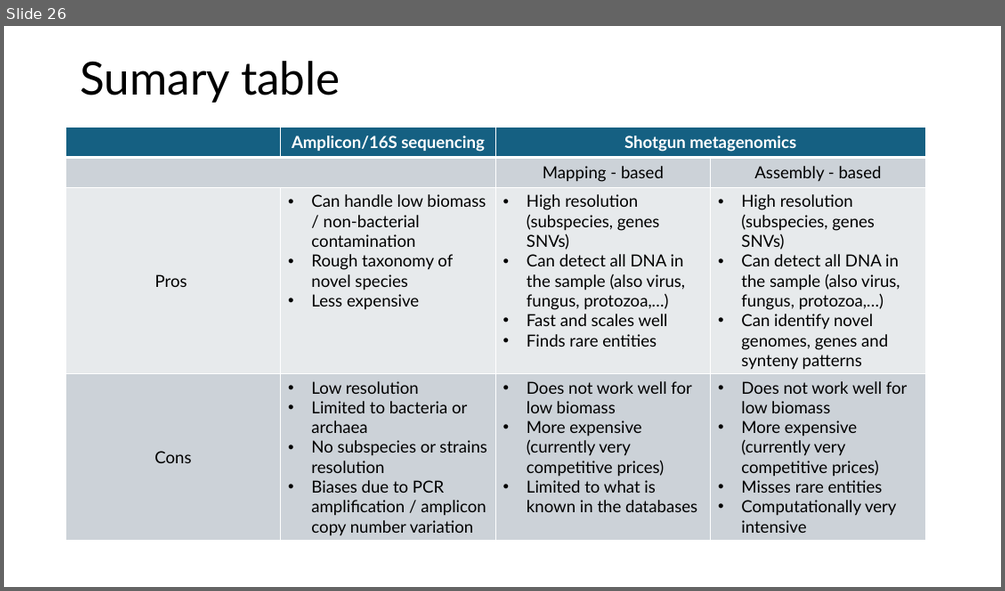
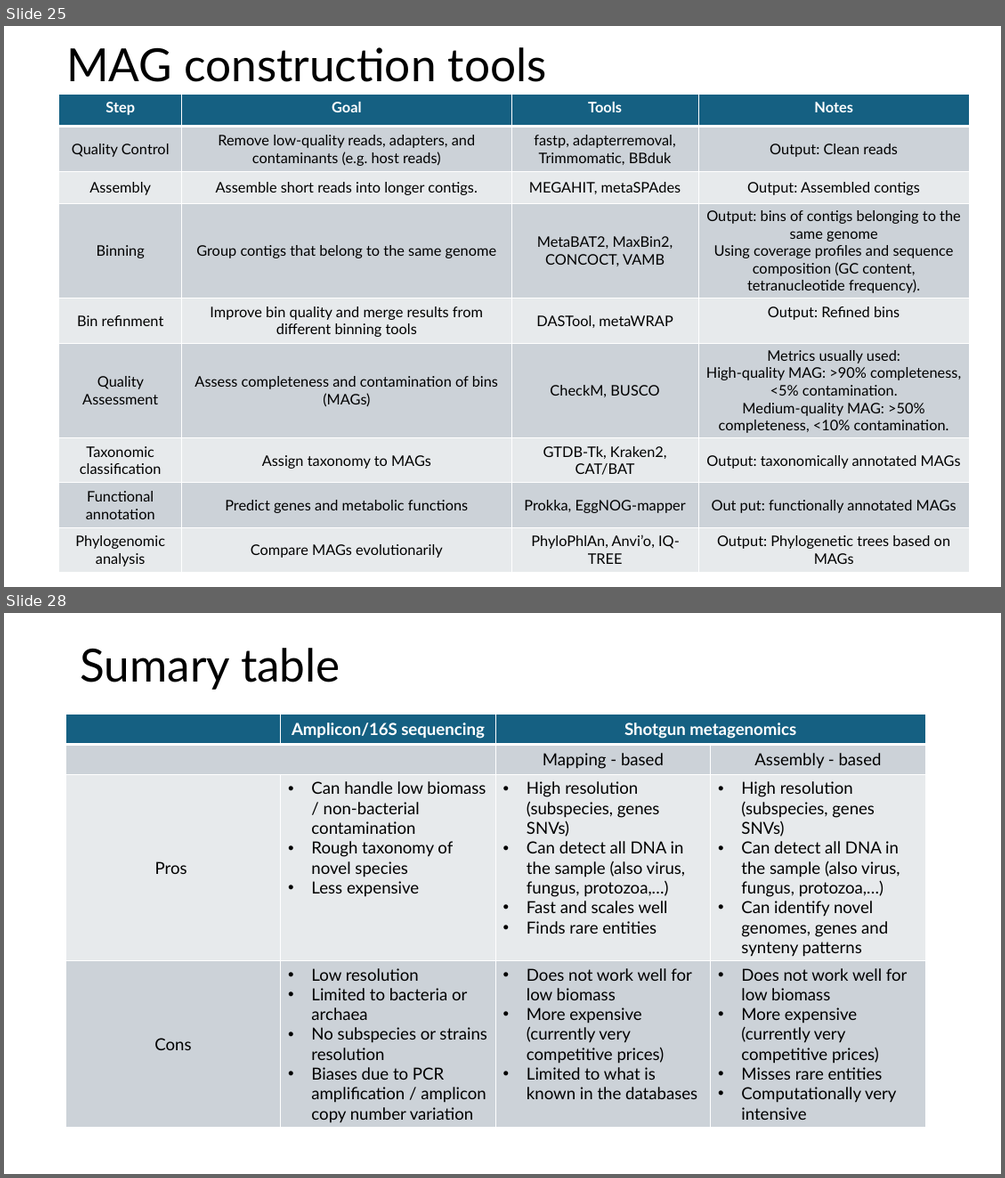
Before and after one commit to biosustain/dsp_metagenomics_training, a slide deck: course_contents/IntroMetagenomics.pptx. Shown one above the other, each under a label of ours: slide 26 before the commit, slides 25 and 28 after it; the slides between them are not shown. The pictures are 1005x591 and 1005x1178 pixels, drawn with LibreOffice and Linux fonts; fonts in the diff are those of the drawing. Boxes give left, top, right and bottom in pixels: in the first picture for what was removed or moved away, otherwise in the second. Text is boxed around its words. In the diff, an @@ line names an element or a change of style, - is before the commit and + after.

```diff
--- a/course_contents/IntroMetagenomics.pptx
+++ b/course_contents/IntroMetagenomics.pptx
@@ slide 25 added at [4, 26, 1001, 587], background #FFFFFF @@
@@ title added at [66, 47, 547, 82], 44 pt, text #000000 @@
+MAG construction tools
@@ table added at [58, 94, 969, 572], 9 rows, 4 columns @@
+Step | Goal | Tools | Notes
+Quality Control | Remove low-quality reads, adapters, and contaminants (e.g. host reads) | fastp, adapterremoval, Trimmomatic, BBduk | Output: Clean reads
+Assembly | Assemble short reads into longer contigs. | MEGAHIT, metaSPAdes | Output: Assembled contigs
+Binning | Group contigs that belong to the same genome | MetaBAT2, MaxBin2, CONCOCT, VAMB | Output: bins of contigs belonging to the same genome / Using coverage profiles and sequence composition (GC content, tetranucleotide frequency).
+Bin refinment | Improve bin quality and merge results from different binning tools | DASTool, metaWRAP | Output: Refined bins
+Quality Assessment | Assess completeness and contamination of bins (MAGs) | CheckM, BUSCO | Metrics usually used: High-quality MAG: >90% completeness, <5% contamination. / Medium-quality MAG: >50% completeness, <10% contamination.
+Taxonomic classification | Assign taxonomy to MAGs | GTDB-Tk, Kraken2, CAT/BAT | Output: taxonomically annotated MAGs
+Functional annotation | Predict genes and metabolic functions | Prokka, EggNOG-mapper | Out put: functionally annotated MAGs
+Phylogenomic analysis | Compare MAGs evolutionarily | PhyloPhlAn, Anvi’o, IQ-TREE | Output: Phylogenetic trees based on MAGs
@@ what was slide 26 is now slide 28 @@
```
Also in this commit, not shown: 4 slides changed, 10 other slides added, 4 slides removed.
